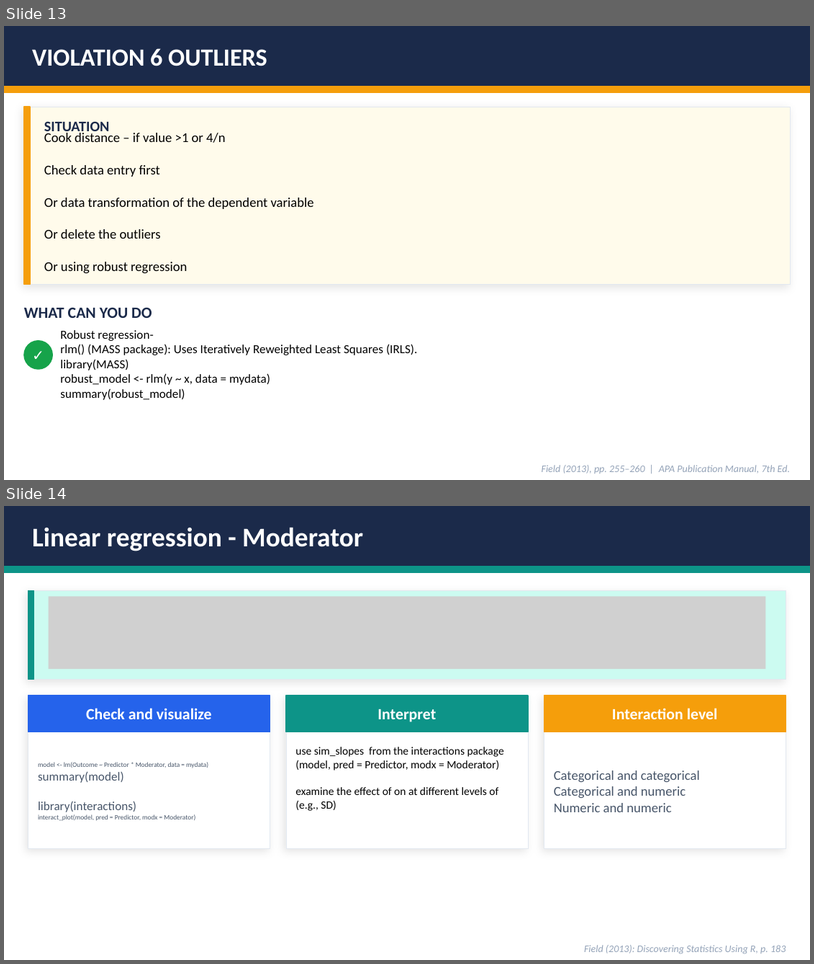
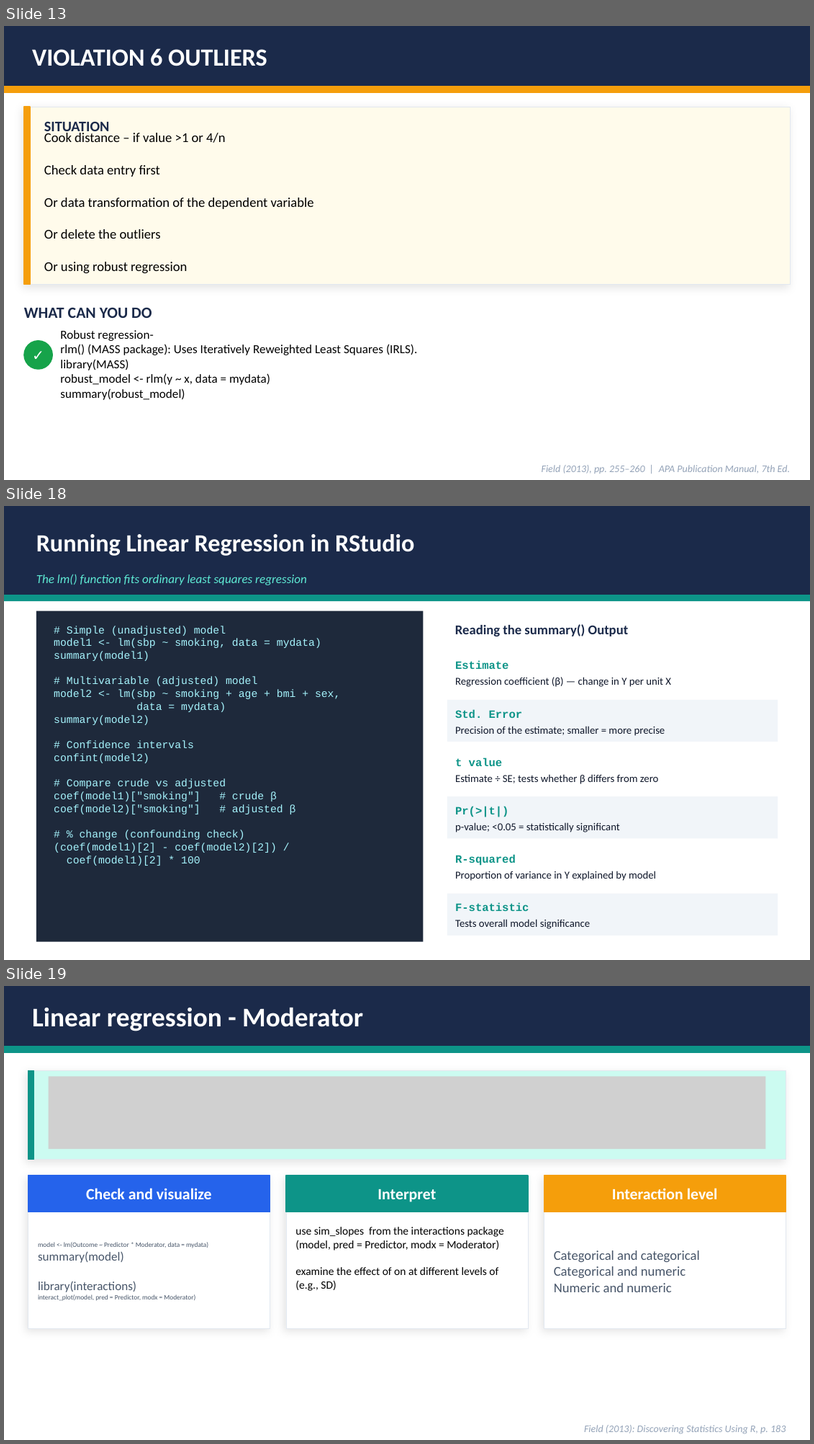
Before and after one commit to adilzainal/IIUM_MPH_STAT7242, a slide deck: Linear_regression_mph_stat7242.pptx. Shown one above the other, each under a label of ours: slides 13 and 14 before the commit, slides 13, 18 and 19 after it; the slides between them are not shown. The pictures are 814x964 and 814x1444 pixels, drawn with LibreOffice and Linux fonts; fonts in the diff are those of the drawing; grey boxes stand for pictures. Boxes give left, top, right and bottom in pixels: in the first picture for what was removed or moved away, otherwise in the second. Text is boxed around its words. In the diff, an @@ line names an element or a change of style, - is before the commit and + after.

```diff
--- a/Linear_regression_mph_stat7242.pptx
+++ b/Linear_regression_mph_stat7242.pptx
@@ slide 18 added at (x1=4, y1=506, x2=810, y2=960), background #FFFFFF @@
@@ rectangle added at (x1=4, y1=506, x2=810, y2=595), fill #1B2A4A @@
@@ text added at (x1=36, y1=534, x2=414, y2=556), 22 pt, text #FFFFFF, bold @@
+Running Linear Regression in RStudio
@@ text added at (x1=36, y1=574, x2=307, y2=585), 11 pt, text #5EEAD4, italic @@
+The lm() function fits ordinary least squares regression
@@ rectangle added at (x1=4, y1=595, x2=810, y2=601), fill #0D9488 @@
@@ rectangle added at (x1=36, y1=611, x2=423, y2=942), fill #1E293B @@
@@ text added at (x1=54, y1=626, x2=340, y2=865), 9.5 pt, text #A5F3FC @@
+# Simple (unadjusted) model
+model1 <- lm(sbp ~ smoking, data = mydata)
+summary(model1)
+# Multivariable (adjusted) model
+model2 <- lm(sbp ~ smoking + age + bmi + sex,
+data = mydata)
+summary(model2)
+# Confidence intervals
+confint(model2)
+# Compare crude vs adjusted
+coef(model1)["smoking"] # crude β
+coef(model2)["smoking"] # adjusted β
+# % change (confounding check)
+(coef(model1)[2] - coef(model2)[2]) /
+coef(model1)[2] * 100
@@ text added at (x1=455, y1=624, x2=629, y2=636), 12 pt, text #1B2A4A, bold @@
+Reading the summary() Output
@@ rectangle added at (x1=448, y1=651, x2=778, y2=693), fill #FFFFFF @@
@@ text added at (x1=455, y1=661, x2=509, y2=669), 10 pt, text #0D9488, bold @@
+Estimate
@@ text added at (x1=455, y1=677, x2=671, y2=687), 9.5 pt, text #0F172A @@
+Regression coefficient (β) — change in Y per unit X
@@ rectangle added at (x1=448, y1=700, x2=778, y2=741), fill #F1F5F9 @@
@@ text added at (x1=455, y1=709, x2=523, y2=718), 10 pt, text #0D9488, bold @@
+Std. Error
@@ text added at (x1=455, y1=726, x2=666, y2=736), 9.5 pt, text #0F172A @@
+Precision of the estimate; smaller = more precise
@@ rectangle added at (x1=448, y1=748, x2=778, y2=790), fill #FFFFFF @@
@@ text added at (x1=455, y1=757, x2=503, y2=766), 10 pt, text #0D9488, bold @@
+t value
@@ text added at (x1=455, y1=774, x2=658, y2=784), 9.5 pt, text #0F172A @@
+Estimate ÷ SE; tests whether β differs from zero
@@ rectangle added at (x1=448, y1=796, x2=778, y2=838), fill #F1F5F9 @@
@@ text added at (x1=455, y1=806, x2=509, y2=817), 10 pt, text #0D9488, bold @@
+Pr(>|t|)
@@ text added at (x1=455, y1=822, x2=620, y2=832), 9.5 pt, text #0F172A @@
+p-value; <0.05 = statistically significant
@@ rectangle added at (x1=448, y1=844, x2=778, y2=887), fill #FFFFFF @@
@@ text added at (x1=455, y1=854, x2=516, y2=865), 10 pt, text #0D9488, bold @@
+R-squared
@@ text added at (x1=455, y1=870, x2=656, y2=880), 9.5 pt, text #0F172A @@
+Proportion of variance in Y explained by model
@@ rectangle added at (x1=448, y1=893, x2=778, y2=935), fill #F1F5F9 @@
@@ text added at (x1=455, y1=903, x2=529, y2=911), 10 pt, text #0D9488, bold @@
+F-statistic
@@ text added at (x1=455, y1=919, x2=590, y2=929), 9.5 pt, text #0F172A @@
+Tests overall model significance
@@ what was slide 14 is now slide 19 @@
```
Also in this commit, not shown: 4 other slides added, 1 other file.
